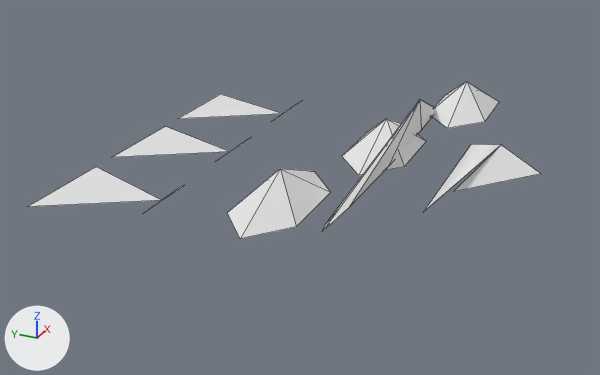
The OBJ model GameData/Meshes/Designs/aetherian/aetherian_gunship_mk3_40.obj, before and after one commit.
Rendered twice from a 50 mm camera at (-10.15, -3.48, 4.79) aimed at (-0.52, 0.85, -0.02). Every picture has the same lights, and +X, +Y and +Z are marked at lower left. The older version comes first. Mesh edges are drawn as thin lines. Where no turn or scale is listed for an object, it has been applied to the vertices. Vertices at exactly the same position are counted once.

The scene before the commit, as lines of its bpy script (objects in view):
```python
me_aetherian_gunship_mk3_40 = bpy.data.meshes.new('aetherian_gunship_mk3_40')
me_aetherian_gunship_mk3_40.from_pydata(...)  # 60 vertices, 46 faces; spans x -3.14..3.14, y -2.29..3.86, z 0.0..1.31
ob_aetherian_gunship_mk3_40 = bpy.data.objects.new('aetherian_gunship_mk3_40', me_aetherian_gunship_mk3_40)
ob_aetherian_gunship_mk3_40.location = (0.0, 0.0, 0.0)
```
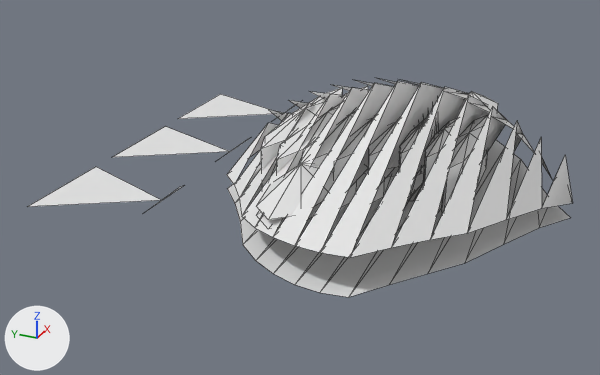
What differs and where, as boxes (x1, y1, x2, y2) in the pictures (600 x 375 px):
'aetherian_gunship_mk3_40', reshaped (6% wider, 38% taller)
    before: (27, 81, 541, 239)
    after: (27, 78, 573, 297)
part 1 of me_aetherian_gunship_mk3_40, rebuilt (20% narrower, 20% shorter)
    before: (228, 169, 330, 239)
    after: (256, 164, 337, 220)
part 2 of me_aetherian_gunship_mk3_40, rebuilt (mostly hidden afterwards)
    before: (342, 119, 426, 175)
    after: (366, 152, 400, 168)
part 3 of me_aetherian_gunship_mk3_40, rebuilt
    before: (432, 81, 499, 128)
    after: (455, 92, 498, 119)
part 4 of me_aetherian_gunship_mk3_40, built on
    before: (323, 99, 541, 231)
    after: (227, 78, 573, 297)

The change, as a diff of the scene's bpy script:
```diff
--- a/GameData/Meshes/Designs/aetherian/aetherian_gunship_mk3_40.obj.py
+++ b/GameData/Meshes/Designs/aetherian/aetherian_gunship_mk3_40.obj.py
@@ me_aetherian_gunship_mk3_40 @@
 # used by ob_aetherian_gunship_mk3_40; location = (0.0, 0.0, 0.0)
-me_aetherian_gunship_mk3_40.from_pydata(...)  # 60 vertices, 46 faces; spans x -3.14..3.14, y -2.29..3.86, z 0.0..1.31
+me_aetherian_gunship_mk3_40.from_pydata(...)  # 350 vertices, 345 faces; spans x -2.99..2.99, y -2.72..3.86, z 0.0..1.54
+# me_aetherian_gunship_mk3_40 part 1: the loose piece of 8 vertices spanning x -3.14..-1.12, y -0.06..0.82, z 0.54..0.97 is rebuilt with 10 vertices and now spans x -2.69..-0.9, y -0.14..0.67, z 0.59..0.92
+# me_aetherian_gunship_mk3_40 part 2: the loose piece of 8 vertices spanning x -1.01..1.01, y -0.63..0.25, z 0.54..0.97 is rebuilt with 10 vertices and now spans x -0.9..0.9, y -0.74..0.07, z 0.59..0.92
+# me_aetherian_gunship_mk3_40 part 3: the loose piece of 8 vertices spanning x 1.12..3.14, y -1.2..-0.33, z 0.54..0.97 is rebuilt with 10 vertices and now spans x 0.9..2.69, y -1.33..-0.53, z 0.59..0.92
+# me_aetherian_gunship_mk3_40 part 4: 18 vertices removed from x -2.35..2.35, y -2.29..0.0, z 0.08..1.31; 302 vertices added at x -2.99..2.99, y -2.72..1.73, z 0.0..1.54
```
